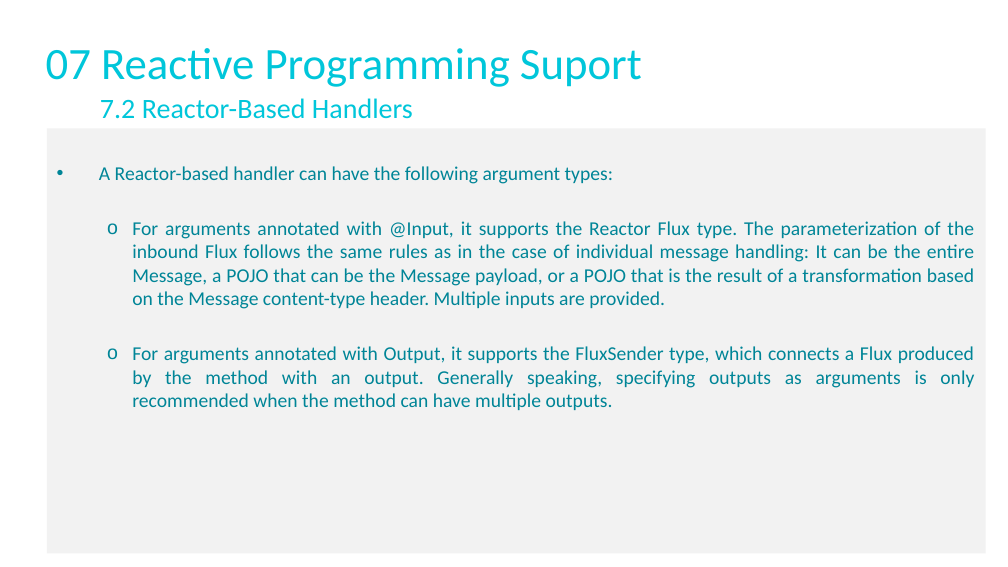
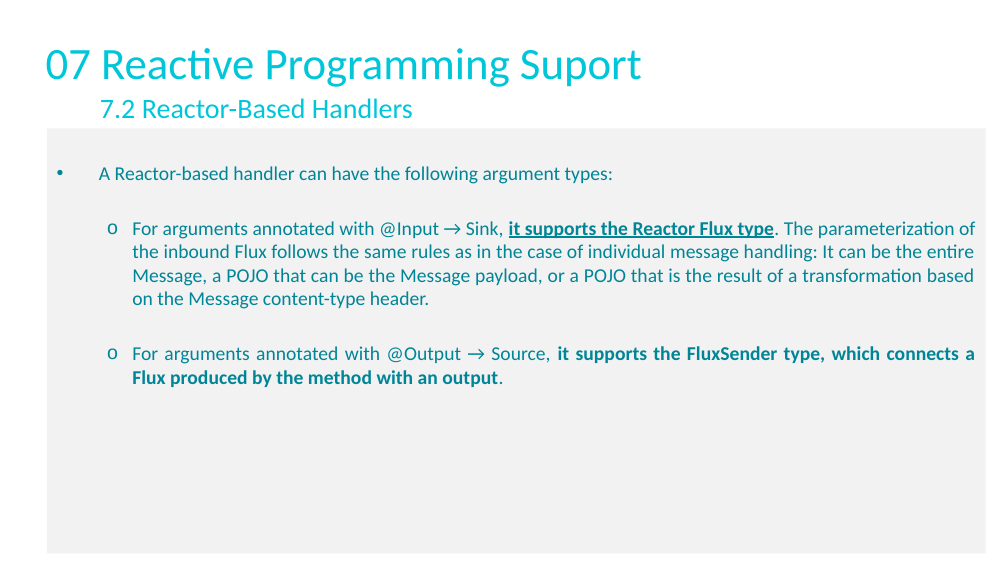
Before and after one commit to aslanshemilov/cto-spring-webflux-training, a slide deck: slide 31 of presentations/05-spring-integrations.pptx. Drawn at 1008x567 pixels with LibreOffice and Linux fonts; fonts in the diff are those of the drawing. Boxes give left, top, right and bottom in pixels: in the first picture for what was removed or moved away, otherwise in the second. Text is boxed around its words. In the diff, an @@ line names an element or a change of style, - is before the commit and + after.

```diff
--- a/presentations/05-spring-integrations.pptx
+++ b/presentations/05-spring-integrations.pptx
@@ text at box(132, 221, 975, 387): text changed @@
-  o For arguments annotated with @Input, it supports the Reactor Flux type. The parameterization of the inbound Flux follows the same rules as in the case of individual message handling: It can be the entire Message, a POJO that can be the Message payload, or a POJO that is the result of a transformation based on the Message content-type header. Multiple inputs are provided.
-  o For arguments annotated with Output, it supports the FluxSender type, which connects a Flux produced by the method with an output. Generally speaking, specifying outputs as arguments is only recommended when the method can have multiple outputs.
+  o For arguments annotated with @Input → Sink, it supports the Reactor Flux type. The parameterization of the inbound Flux follows the same rules as in the case of individual message handling: It can be the entire Message, a POJO that can be the Message payload, or a POJO that is the result of a transformation based on the Message content-type header.
+  o For arguments annotated with @Output → Source, it supports the FluxSender type, which connects a Flux produced by the method with an output.
```
Also in this commit, not shown: 4 other slides changed.
